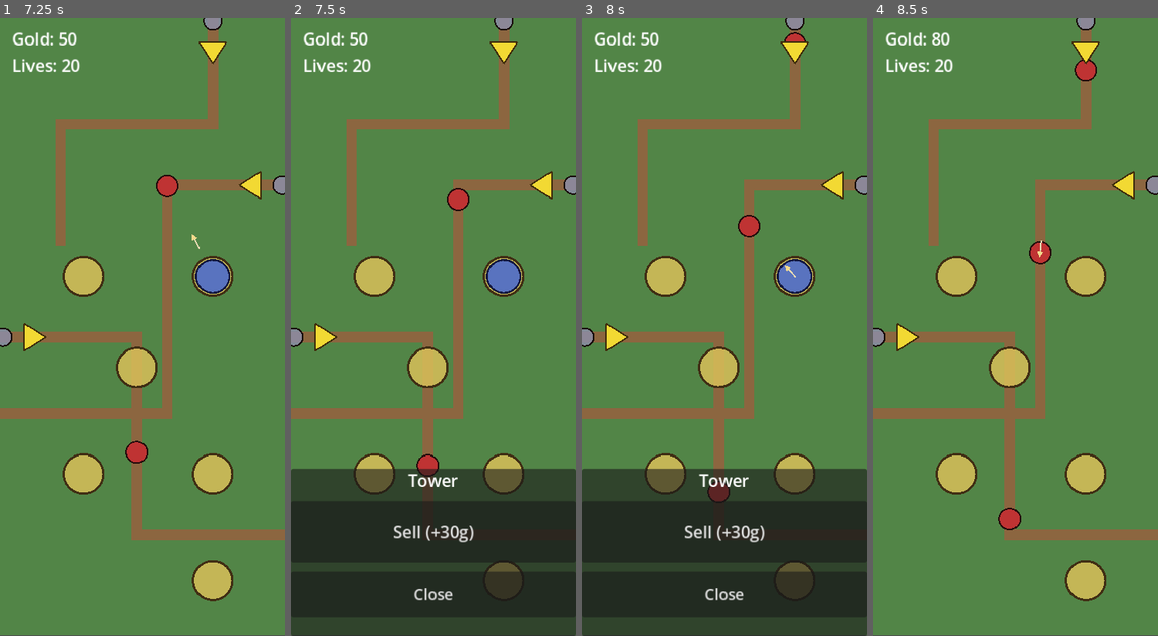
Above: before the commit, frames 1-4 (left to right).
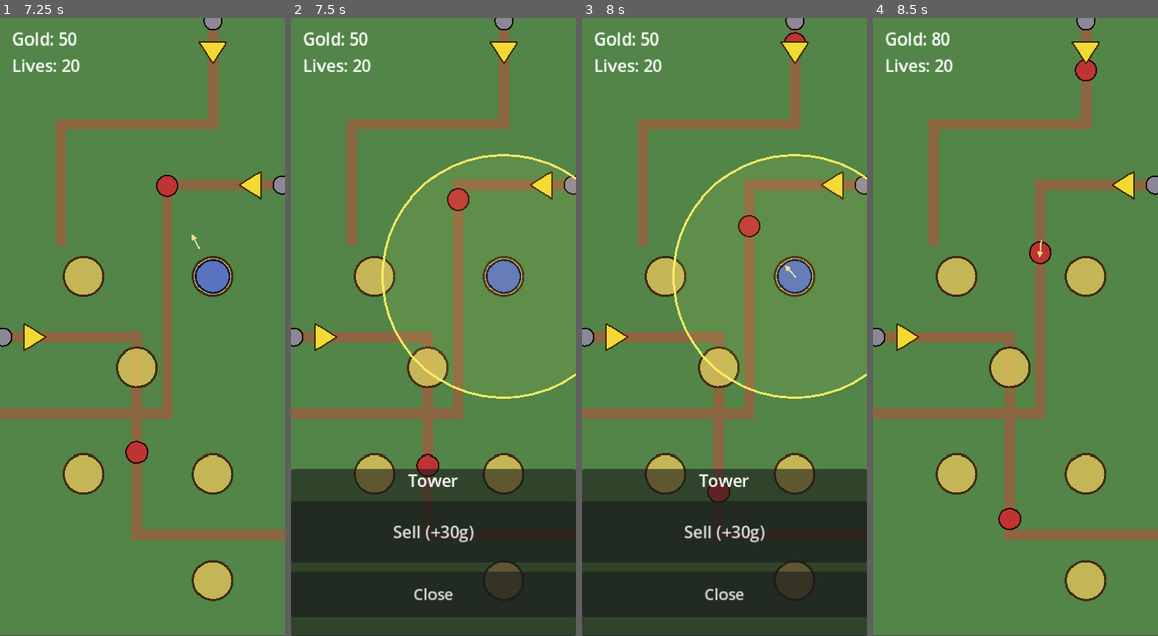
Above: after the commit, the same moments.

Repository: ookeooke/td1
Game: Godot game, scene res://main/Main.tscn
Same seed, same stepped clock (60 frames per second), same inputs: the game is played once before the commit and once after it.
Inputs (mouse positions are in pixels of both pictures, inside the frame that each line leads up to):
- Up to frame 1 (7.25 s): tap Enter at 0.5 s; move the mouse to (205, 296) at 0.52 s; click (205, 296) at 0.67 s; click "Build Archer (50g)" at 1.25 s; tap Space at 2 s; move the mouse to (85, 357) at 2.02 s; click (85, 357) at 2.17 s; move the mouse to (171, 191) at 2.77 s; click (171, 191) at 2.92 s; move the mouse to (128, 450) at 3.52 s; click (128, 450) at 3.67 s; move the mouse to (228, 419) at 4.27 s; click (228, 419) at 4.42 s; move the mouse to (57, 234) at 5.02 s; click (57, 234) at 5.17 s; move the mouse to (156, 327) at 5.77 s; click (156, 327) at 5.92 s; move the mouse to (99, 172) at 6.52 s; click (99, 172) at 6.67 s
- Up to frame 2 (7.5 s): move the mouse to (496, 296) at 7.27 s; click (496, 296) at 7.42 s
- Up to frame 3 (8 s): no input
- Up to frame 4 (8.5 s): click "Sell (+30g)" at 8 s

Frame 1 is identical in both runs. In frame 2, 0.7% of the frame differs, in the area x 31-100%, y 22-62%; in frame 3, 0.7%; in frame 4, nothing differs.
Error in both runs: Invalid type in function 'take_damage' in base 'Area2D (BaseEnemy)'. The Object-derived class of argument 3 (previously freed) is not a subclass of the expecte…

Commit message:
Phase 10: Tower range circle preview
Tapping an occupied spot now shows a yellow ring at the tower's
attack_range for 2 s. Single RangePreview node in Main.tscn listens to
tower_spot_tapped and auto-hides on timer or tower_sold. Fully decoupled
from base_tower — resolves the tower via GridManager.

Co-Authored-By: Claude Opus 4.6 <noreply@anthropic.com>

Diff:
--- a/main/Main.tscn
+++ b/main/Main.tscn
@@ -1,10 +1,11 @@
-[gd_scene load_steps=6 format=3 uid="uid://b1td1main0000"]
+[gd_scene load_steps=7 format=3 uid="uid://b1td1main0000"]
 
 [ext_resource type="Script" path="res://main/Main.gd" id="1_main"]
 [ext_resource type="PackedScene" path="res://map/Map.tscn" id="2_map"]
 [ext_resource type="PackedScene" path="res://ui/HUD.tscn" id="3_hud"]
 [ext_resource type="Script" path="res://ui/TowerPlacer.gd" id="4_placer"]
 [ext_resource type="PackedScene" path="res://ui/TowerSpotMenu.tscn" id="5_menu"]
+[ext_resource type="PackedScene" path="res://ui/RangePreview.tscn" id="6_range"]
 
 [node name="Main" type="Node2D"]
 script = ExtResource("1_main")
@@ -18,6 +19,8 @@
 towers_parent_path = NodePath("../Towers")
 grid_manager_path = NodePath("../Map/GridManager")
 
+[node name="RangePreview" parent="." instance=ExtResource("6_range")]
+
 [node name="HUD" parent="." instance=ExtResource("3_hud")]
 
 [node name="TowerSpotMenu" parent="." instance=ExtResource("5_menu")]
--- /dev/null
+++ b/ui/RangePreview.gd
@@ -0,0 +1,58 @@
+extends Node2D
+
+# Phase 10: hollow ring that flashes on top of a tapped tower for DURATION
+# seconds, showing its attack radius. One instance lives in Main.tscn;
+# listens to EventBus.tower_spot_tapped and resolves the tower via
+# GridManager. Re-tap resets the timer.
+
+const DURATION: float = 2.0
+const RING_COLOR := Color(1.0, 0.95, 0.4, 0.9)
+const FILL_COLOR := Color(1.0, 0.95, 0.4, 0.08)
+const RING_WIDTH: float = 3.0
+
+var _radius: float = 0.0
+var _timer: Timer
+var _grid: Node
+
+
+func _ready() -> void:
+	visible = false
+	z_index = 5
+	_timer = Timer.new()
+	_timer.one_shot = true
+	_timer.wait_time = DURATION
+	_timer.timeout.connect(_hide)
+	add_child(_timer)
+	EventBus.tower_spot_tapped.connect(_on_spot_tapped)
+	EventBus.tower_sold.connect(_on_tower_sold)
+
+
+func _on_spot_tapped(spot_id: String) -> void:
+	if _grid == null:
+		_grid = get_tree().root.find_child("GridManager", true, false)
+	if _grid == null or not _grid.is_occupied(spot_id):
+		return
+	var tower: Node = _grid.get_tower_at(spot_id)
+	if tower == null or not ("data" in tower) or tower.data == null:
+		return
+	_radius = float(tower.data.attack_range)
+	global_position = tower.global_position
+	visible = true
+	queue_redraw()
+	_timer.start()
+
+
+func _on_tower_sold(_tower: Node, _refund: int) -> void:
+	_hide()
+
+
+func _hide() -> void:
+	visible = false
+	_timer.stop()
+
+
+func _draw() -> void:
+	if _radius <= 0.0:
+		return
+	draw_circle(Vector2.ZERO, _radius, FILL_COLOR)
+	draw_arc(Vector2.ZERO, _radius, 0.0, TAU, 48, RING_COLOR, RING_WIDTH)
--- /dev/null
+++ b/ui/RangePreview.tscn
@@ -0,0 +1,6 @@
+[gd_scene load_steps=2 format=3 uid="uid://b1td1rangeprev0"]
+
+[ext_resource type="Script" path="res://ui/RangePreview.gd" id="1_rp"]
+
+[node name="RangePreview" type="Node2D"]
+script = ExtResource("1_rp")
Not shown, changed: SESSIONS.md
